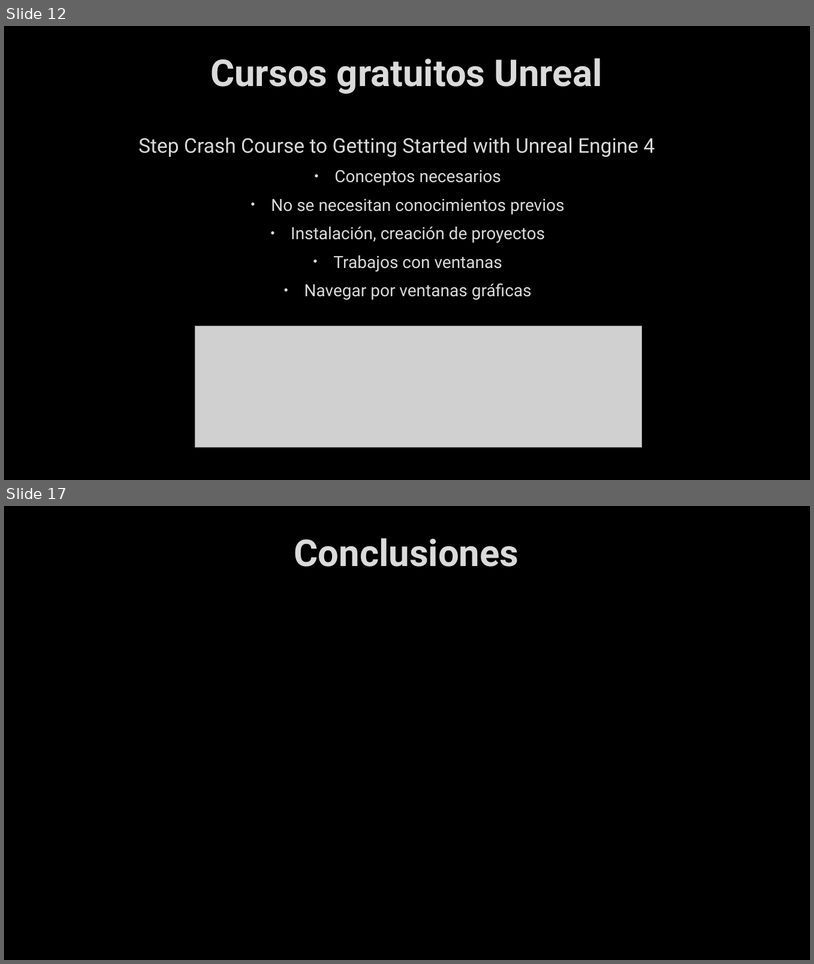
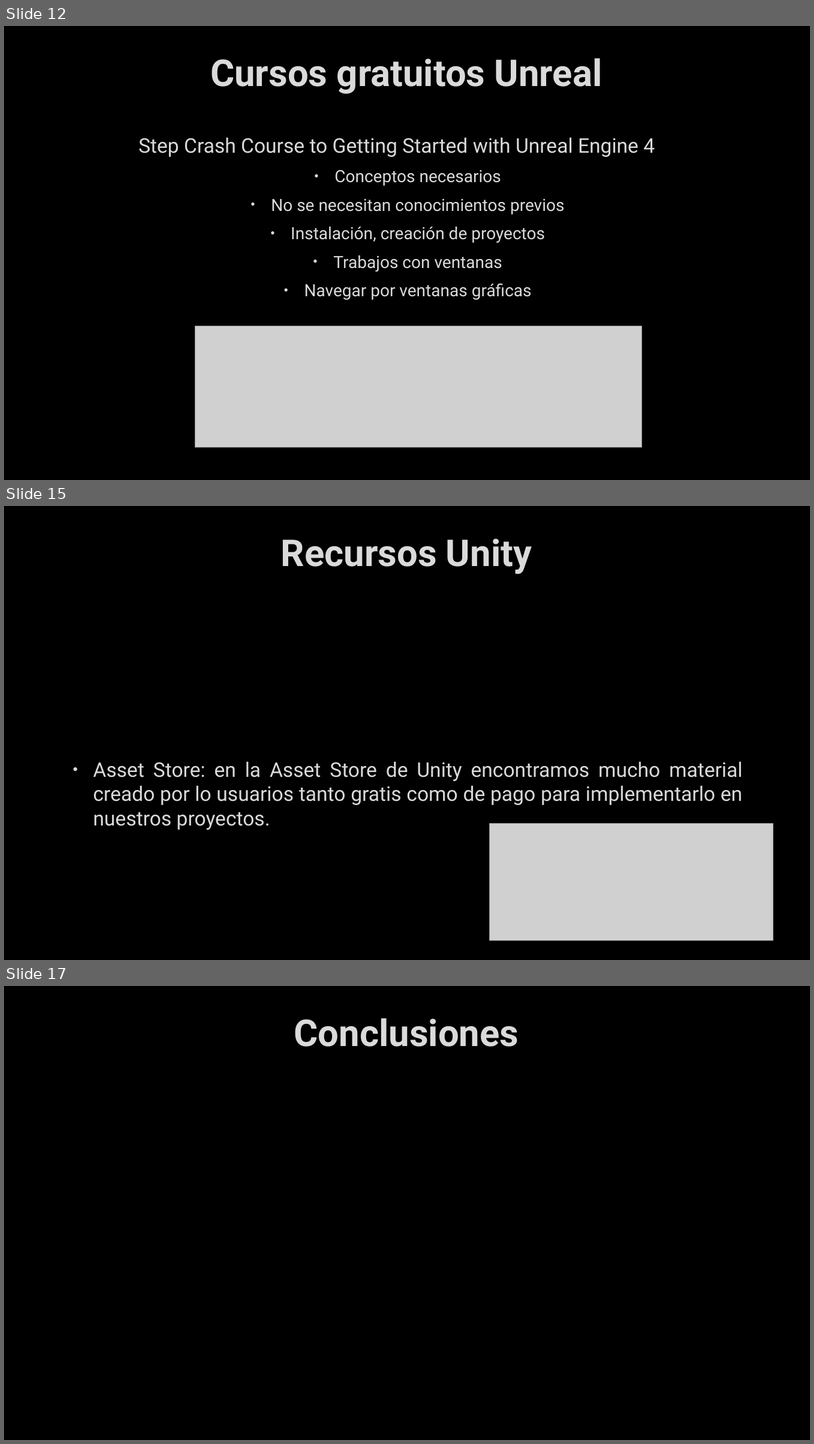
Before and after one commit to laiapc/TG1, a slide deck: Presentación TG1.pptx. Shown one above the other, each under a label of ours: slides 12 and 17 before the commit, slides 12, 15 and 17 after it; the slides between them are not shown. The pictures are 814x964 and 814x1444 pixels, drawn with LibreOffice and Linux fonts; fonts in the diff are those of the drawing; grey boxes stand for pictures; background and template pictures are left out. Boxes give left, top, right and bottom in pixels: in the first picture for what was removed or moved away, otherwise in the second. Text is boxed around its words. In the diff, an @@ line names an element or a change of style, - is before the commit and + after.

```diff
--- a/Presentación TG1.pptx
+++ b/Presentación TG1.pptx
@@ slide 15 added at bbox=[4, 506, 810, 960], background picture (left out) @@
@@ title added at bbox=[281, 538, 532, 574], 44 pt, text #DADADA, bold @@
+Recursos Unity
@@ text added at bbox=[93, 761, 743, 829], 24 pt, text #DADADA @@
+• Asset Store: en la Asset Store de Unity encontramos mucho material creado por lo usuarios tanto gratis como de pago para implementarlo en nuestros proyectos.
@@ picture added at bbox=[491, 823, 774, 940] @@
```
Also in this commit, not shown: 5 slides changed, 1 other slide added, 2 slides removed, 1 other file.
